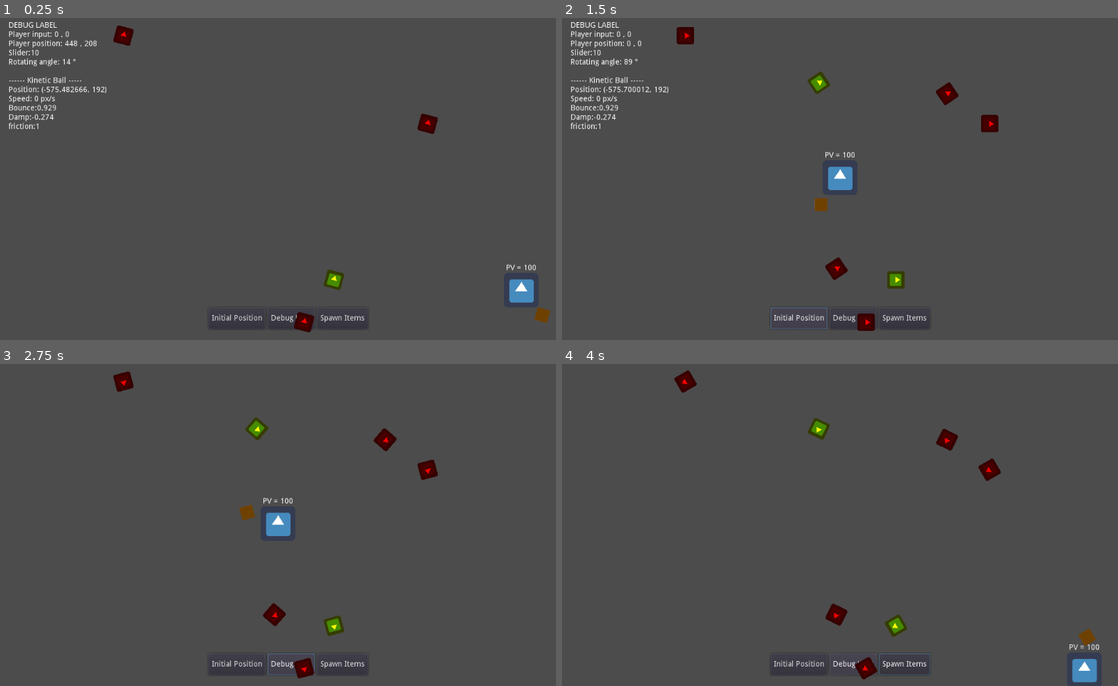
Above: before the commit, frames 1-4 (two rows, left to right).
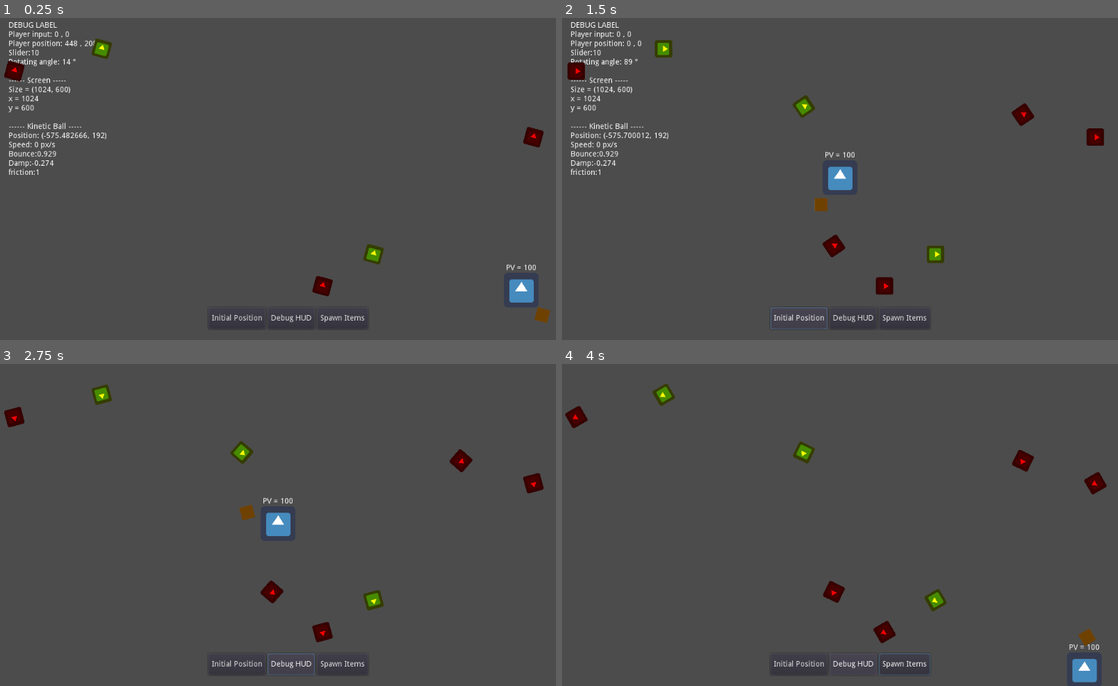
Above: after the commit, the same moments.

Repository: Florian-DELRIEU/Godot-Test
Game: Godot game, scene res://Scenes/MainNode.tscn
Same seed, same stepped clock (60 frames per second), same inputs: the game is played once before the commit and once after it. The engine's default icon, where the game draws it, is replaced by a stand-in: a white triangle on a blue panel in a dark square.
Inputs:
- Up to frame 1 (0.25 s): no input
- Up to frame 2 (1.5 s): click "Spawn Items" at 0.5 s; click "Initial Position" at 1.25 s
- Up to frame 3 (2.75 s): click "Debug HUD" at 2 s
- Up to frame 4 (4 s): hold Right (ui_right) 2.78-3.53 s; hold Down (ui_down) from 3.53 s (still down)

The runs differ from the first frame. In frame 1, 2.5% of the frame differs, in the area x 0-98%, y 2-98%; in frame 2, 3.5%, in the area x 1-98%, y 2-98%; in frame 3, 2.5%; in frame 4, 2.5%.

Commit message:
spawn in screen range

Diff:
--- a/Scenes/MainNode.tscn
+++ b/Scenes/MainNode.tscn
@@ -1,10 +1,11 @@
-[gd_scene load_steps=6 format=2]
+[gd_scene load_steps=7 format=2]
 
 [ext_resource path="res://Images/Tiles01.png" type="Texture" id=1]
 [ext_resource path="res://Scripts/MainNode.gd" type="Script" id=2]
 [ext_resource path="res://Scripts/rotate_sprite.gd" type="Script" id=3]
 [ext_resource path="res://Scenes/Player.tscn" type="PackedScene" id=4]
 [ext_resource path="res://Scenes/Kineticball.tscn" type="PackedScene" id=5]
+[ext_resource path="res://Images/icon.png" type="Texture" id=6]
 
 [node name="MainNode" type="Node2D"]
 position = Vector2( 560, 384 )
@@ -108,6 +109,11 @@
 "_edit_use_anchors_": false
 }
 
+[node name="Sprite" type="Sprite" parent="."]
+visible = false
+modulate = Color( 0.129412, 0, 0.882353, 1 )
+texture = ExtResource( 6 )
+
 [connection signal="pressed" from="HBoxContainer/Button" to="." method="InitialPose_button"]
 [connection signal="pressed" from="HBoxContainer/Button2" to="." method="Debug_pressed"]
 [connection signal="pressed" from="HBoxContainer/Button3" to="." method="SpawnItem_pressed"]
--- a/Scripts/MainNode.gd
+++ b/Scripts/MainNode.gd
@@ -6,6 +6,7 @@
 
 # Charge la scene de l'item
 onready var item = preload("res://Scenes/item.tscn")
+onready var screen = get_viewport().size
 
 func _ready():
 	SpawnItem(5)
@@ -24,8 +25,8 @@
 func SpawnItem(nb_items):
 	randomize()
 	for x in nb_items:
-		var x_pose = rand_range(-300,300)
-		var y_pose = rand_range(-400,400)
+		var x_pose = rand_range(-screen.x/2,screen.x/2)
+		var y_pose = rand_range(-screen.y/2,screen.y/2)
 		var type = randi() % 3
 		print(type)
 		var i = item.instance() # cree instance de item
@@ -41,6 +42,11 @@
 	Slider:				{}
 	Rotating angle: 	{} °
 
+	------ Screen -----
+	Size = {}
+	x = {}
+	y = {}
+
 	------ Kinetic Ball -----
 	Position: 			{}
 	Speed: 				{} px/s
@@ -52,6 +58,11 @@
 		$Player.position.x,$Player.position.y,
 		$SpeedSlider.value,
 		$Player/Shell.angle,
+
+		screen,
+		screen.x,
+		screen.y,
+
 		$Kineticball.position,
 		$Kineticball.linear_velocity.length(),
 		$Kineticball.bounce,
